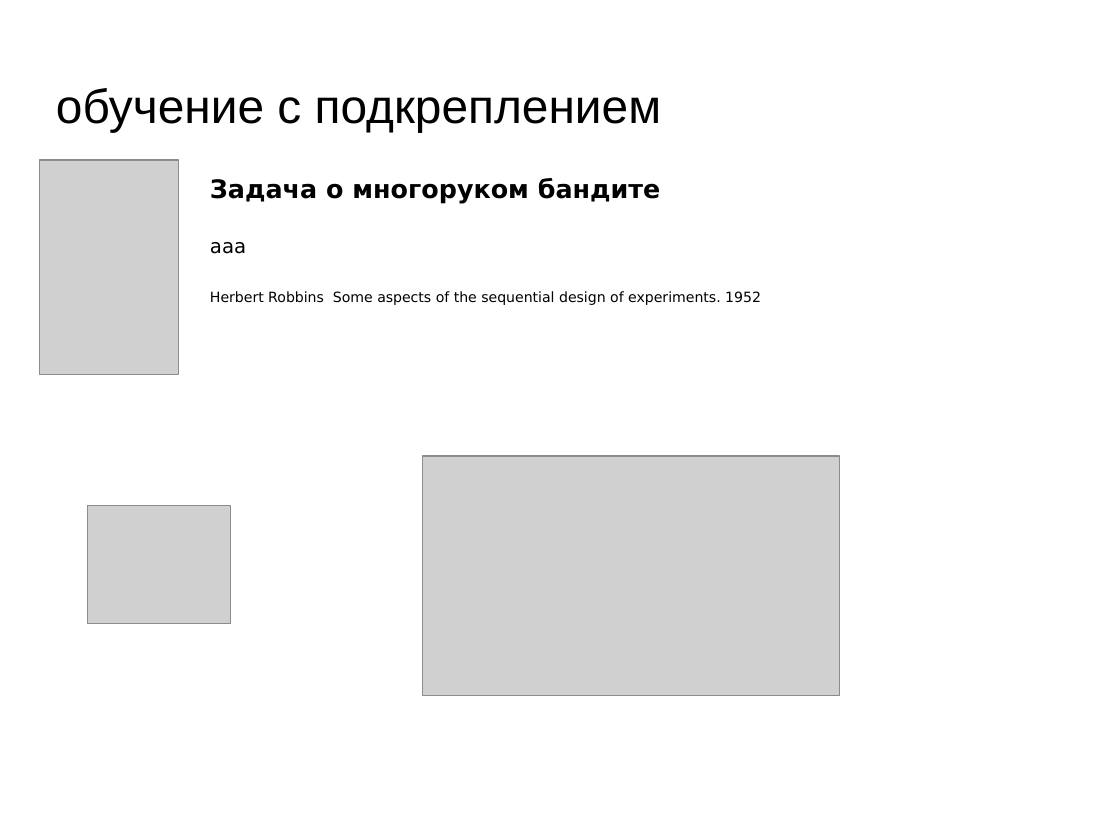
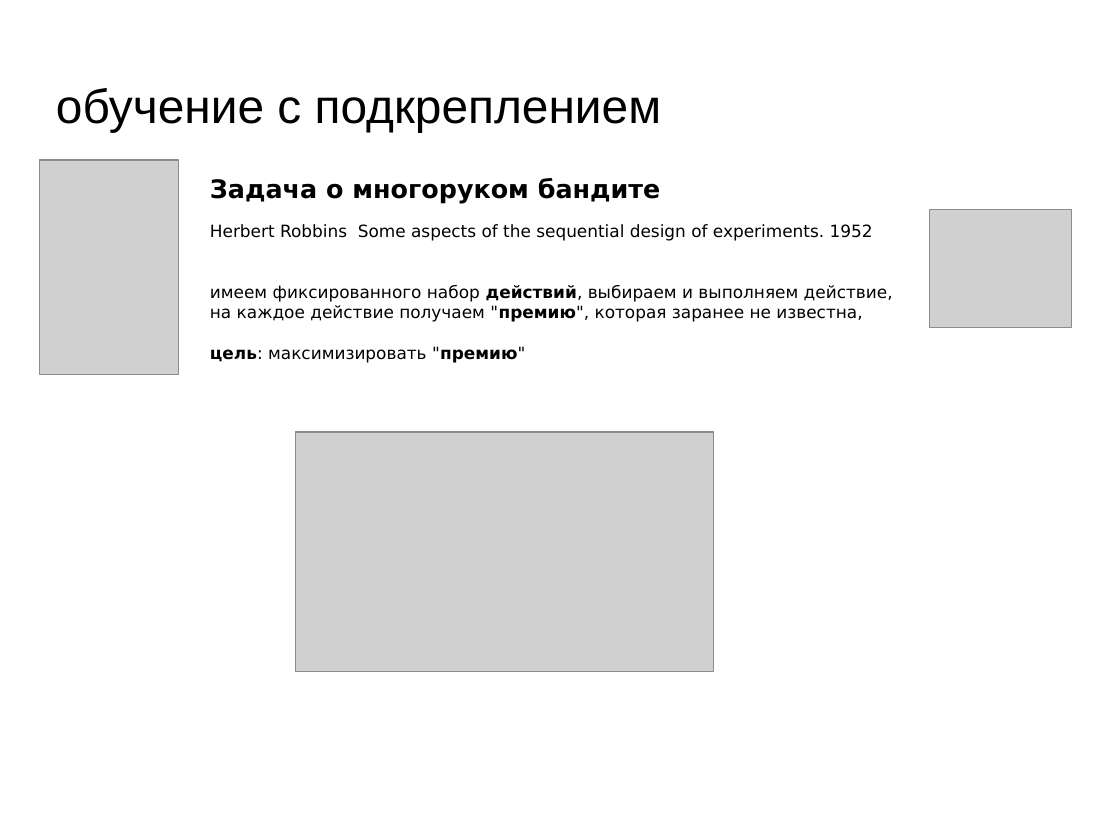
Before and after one commit to mechanoid5/ml_lectorium_legacy, a slide deck: slide 3 of 34-reinforcement-learning.odp (slide 4 before the commit). Drawn at 1120x840 pixels with LibreOffice and Linux fonts; fonts in the diff are those of the drawing; grey boxes stand for pictures; background and template pictures are left out. Boxes give left, top, right and bottom in pixels: in the first picture for what was removed or moved away, otherwise in the second. Text is boxed around its words. In the diff, an @@ line names an element or a change of style, - is before the commit and + after.

```diff
--- a/34-reinforcement-learning.odp
+++ b/34-reinforcement-learning.odp
@@ text at box(210, 224, 873, 241): size 10 to 12 pt in "Herbert Robbins Some aspects of the sequential ..." @@
@@ picture: place and size @@
-picture at box(88, 506, 231, 624)
+picture at box(930, 210, 1072, 328)
@@ text at box(210, 242, 246, 254): paragraph removed @@
-aaa
@@ text at box(210, 285, 893, 363): paragraphs added @@
+имеем фиксированного набор действий, выбираем и выполняем действие,
+на каждое действие получаем "премию", которая заранее не известна,
+цель: максимизировать "премию"
@@ picture: place and size @@
-picture at box(423, 456, 841, 696)
+picture at box(296, 432, 713, 672)
```
Also in this commit, not shown: 2 other slides changed, 9 slides added, 3 slides removed.
